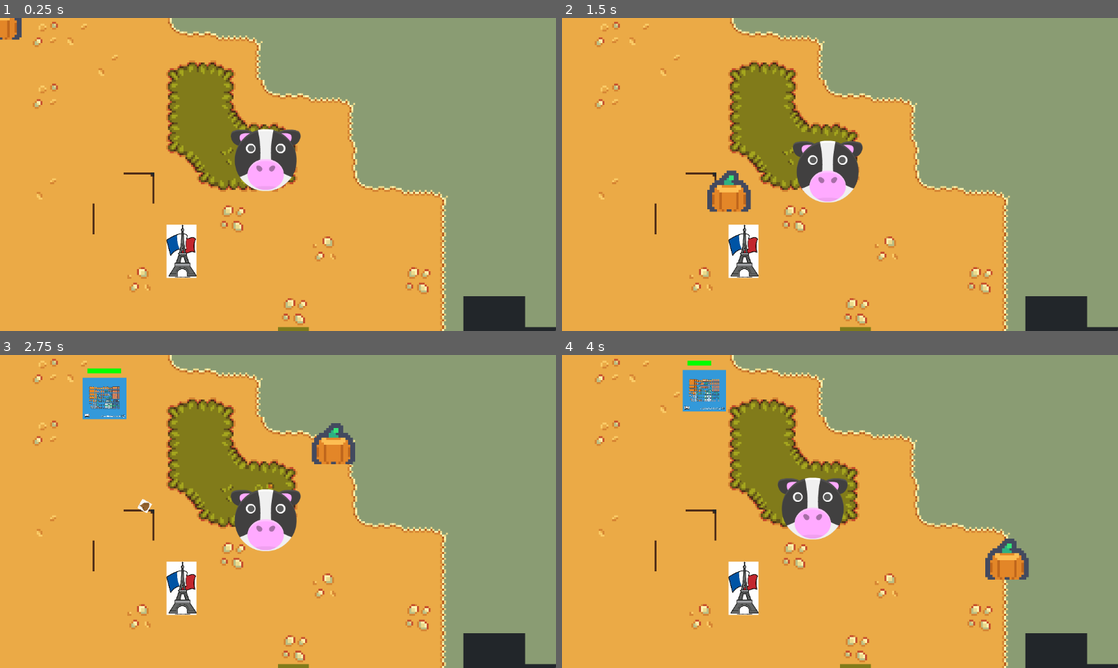
Above: before the commit, frames 1-4 (two rows, left to right).
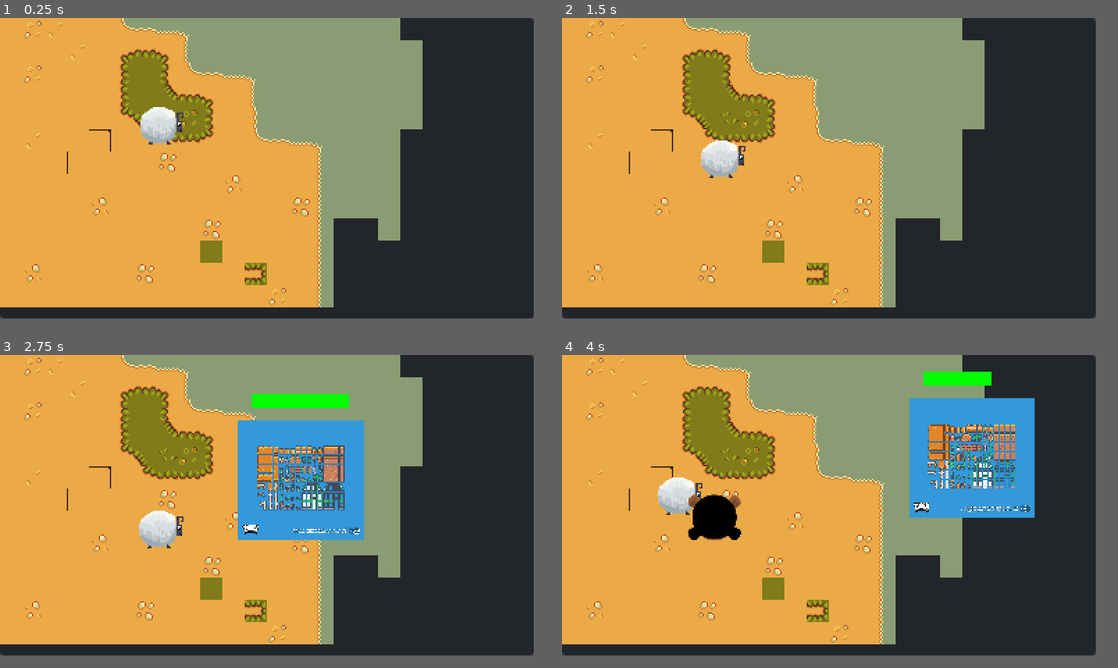
Above: after the commit, the same moments.

Repository: goessm/magic-poop
Game: Godot game, scene res://poop_game.tscn
Same seed, same stepped clock (60 frames per second), same inputs: the game is played once before the commit and once after it.
Inputs (mouse positions are in pixels of both pictures, inside the frame that each line leads up to):
- Up to frame 1 (0.25 s): no input
- Up to frame 2 (1.5 s): tap Enter at 0.5 s; move the mouse to (962, 158) at 0.52 s; click (962, 158) at 0.67 s; move the mouse to (728, 190) at 1.27 s; click (728, 190) at 1.42 s
- Up to frame 3 (2.75 s): move the mouse to (333, 442) at 2.02 s; click (333, 442) at 2.17 s
- Up to frame 4 (4 s): move the mouse to (812, 574) at 2.77 s; click (812, 574) at 2.92 s; move the mouse to (1006, 558) at 3.52 s; click (1006, 558) at 3.67 s
In our replay, the window is 800x450 before the commit and 768x432 after it. These sizes can differ from the game's own. Grey fills any space a smaller window leaves; there, only what the larger window draws over its background counts as a difference.

The runs differ from the first frame. In frame 1, 50% of the frame differs, in the area x 0-100%, y 0-100%; in frame 2, 51%; in frame 3, 55%; in frame 4, 56%.

Commit message:
scaling

Diff:
--- a/FarmScene/Animals/FeedArea/FeedArea.gd
+++ b/FarmScene/Animals/FeedArea/FeedArea.gd
@@ -11,4 +11,5 @@
 
 func eat_food(food: FoodItem):
 	print("I ate a " + str(food.type))
+	animal.digest_food(food)
 	food.get_eaten()
--- a/FarmScene/Animals/FeedArea/feed_area.tscn
+++ b/FarmScene/Animals/FeedArea/feed_area.tscn
@@ -3,7 +3,7 @@
 [ext_resource type="Script" path="res://FarmScene/Animals/FeedArea/FeedArea.gd" id="1_1i764"]
 
 [sub_resource type="CircleShape2D" id="CircleShape2D_48y0k"]
-radius = 27.0185
+radius = 6.0
 
 [node name="FeedArea" type="Area2D"]
 script = ExtResource("1_1i764")
--- a/FarmScene/Animals/animal.gd
+++ b/FarmScene/Animals/animal.gd
@@ -14,10 +14,15 @@
 var allow_to_be_moved := true
 
 func digest_food(food: FoodItem):
-	pass
+	print("digesting")
+	poop_timer.start(food.digest_time)
 
 func poop():
+	print("pooping")
 	animation_player.play("poop")
+
+func poop_animation_finished():
+	_spawn_poop()
 
 func move(direction: Vector2):
 	position += direction
--- a/FarmScene/Animals/animal.tscn
+++ b/FarmScene/Animals/animal.tscn
@@ -1,24 +1,86 @@
-[gd_scene load_steps=6 format=3 uid="uid://bu650ckv4ujxs"]
+[gd_scene load_steps=10 format=3 uid="uid://bu650ckv4ujxs"]
 
 [ext_resource type="Script" path="res://FarmScene/Animals/animal.gd" id="1_v1j0c"]
 [ext_resource type="PackedScene" uid="uid://doedpmr6k2y5e" path="res://FarmScene/Poop/Poop.tscn" id="2_70mkq"]
-[ext_resource type="Texture2D" uid="uid://cmy5lwalx6dj5" path="res://Assets/Placeholders/Kenney/AnimalPack/PNG/Round/cow.png" id="3_00e80"]
+[ext_resource type="Texture2D" uid="uid://bc8vdh8h8t8p6" path="res://Assets/Animals/Sheep/sheep-run.png" id="3_iaa33"]
+[ext_resource type="SpriteFrames" uid="uid://vfhmbqjdp330" path="res://Assets/Animals/Sheep/sheep-spritesheet.tres" id="4_0gw8k"]
 [ext_resource type="PackedScene" uid="uid://coocu7sf55534" path="res://FarmScene/Animals/FeedArea/feed_area.tscn" id="4_8f7w5"]
 [ext_resource type="PackedScene" uid="uid://cjj45lg0efbq8" path="res://FarmScene/Animals/Movement/WanderBehaviour/wander_behaviour.tscn" id="5_74qvs"]
+
+[sub_resource type="Animation" id="Animation_48uh0"]
+length = 0.001
+tracks/0/type = "value"
+tracks/0/imported = false
+tracks/0/enabled = true
+tracks/0/path = NodePath(".:scale")
+tracks/0/interp = 1
+tracks/0/loop_wrap = true
+tracks/0/keys = {
+"times": PackedFloat32Array(0),
+"transitions": PackedFloat32Array(1),
+"update": 0,
+"values": [Vector2(1, 1)]
+}
+
+[sub_resource type="Animation" id="Animation_7xwsc"]
+resource_name = "poop"
+tracks/0/type = "value"
+tracks/0/imported = false
+tracks/0/enabled = true
+tracks/0/path = NodePath(".:scale")
+tracks/0/interp = 1
+tracks/0/loop_wrap = true
+tracks/0/keys = {
+"times": PackedFloat32Array(0, 0.2, 0.4),
+"transitions": PackedFloat32Array(1, 1, 1),
+"update": 0,
+"values": [Vector2(1, 1), Vector2(1, 0.2), Vector2(1, 1)]
+}
+tracks/1/type = "method"
+tracks/1/imported = false
+tracks/1/enabled = true
+tracks/1/path = NodePath(".")
+tracks/1/interp = 1
+tracks/1/loop_wrap = true
+tracks/1/keys = {
+"times": PackedFloat32Array(0.4),
+"transitions": PackedFloat32Array(1),
+"values": [{
+"args": [],
+"method": &"poop_animation_finished"
+}]
+}
+
+[sub_resource type="AnimationLibrary" id="AnimationLibrary_tv8s3"]
+_data = {
+"RESET": SubResource("Animation_48uh0"),
+"poop": SubResource("Animation_7xwsc")
+}
 
 [node name="Animal" type="Node2D"]
 script = ExtResource("1_v1j0c")
 poopScene = ExtResource("2_70mkq")
 
 [node name="Sprite2D" type="Sprite2D" parent="."]
-texture = ExtResource("3_00e80")
+visible = false
+texture = ExtResource("3_iaa33")
+region_enabled = true
+region_rect = Rect2(32, 32, 32, 32)
+
+[node name="AnimatedSprite2D" type="AnimatedSprite2D" parent="."]
+position = Vector2(0, -15)
+sprite_frames = ExtResource("4_0gw8k")
+animation = &"bite"
 
 [node name="FeedArea" parent="." instance=ExtResource("4_8f7w5")]
-position = Vector2(0, 50)
+position = Vector2(12, 3)
 
 [node name="WanderBehaviour" parent="." instance=ExtResource("5_74qvs")]
 
 [node name="AnimationPlayer" type="AnimationPlayer" parent="."]
+libraries = {
+"": SubResource("AnimationLibrary_tv8s3")
+}
 
 [node name="PoopTimer" type="Timer" parent="."]
 one_shot = true
--- a/FarmScene/Food/FoodItem.tscn
+++ b/FarmScene/Food/FoodItem.tscn
@@ -5,7 +5,7 @@
 [ext_resource type="Script" path="res://Input/FollowMouse.gd" id="3_363r1"]
 
 [sub_resource type="CircleShape2D" id="CircleShape2D_rmn4v"]
-radius = 41.4367
+radius = 8.06226
 
 [sub_resource type="Animation" id="Animation_mfdvi"]
 length = 0.001
@@ -61,6 +61,7 @@
 script = ExtResource("1_og02d")
 
 [node name="Sprite2D" type="Sprite2D" parent="."]
+position = Vector2(0, -2)
 scale = Vector2(5, 5)
 texture = ExtResource("2_fy2aj")
 
--- a/FarmScene/Food/food_item.gd
+++ b/FarmScene/Food/food_item.gd
@@ -2,6 +2,7 @@
 extends Node
 
 @export var type: FoodType
+@export var digest_time: float = 1.0
 
 @onready var collision_area = $CollisionArea
 @onready var animation_player = $AnimationPlayer
--- a/FarmScene/Poop/Poop.tscn
+++ b/FarmScene/Poop/Poop.tscn
@@ -4,18 +4,19 @@
 [ext_resource type="Texture2D" uid="uid://c4clv6aophxka" path="res://Assets/Placeholders/Kenney/AnimalPack/PNG/Round/bear.png" id="2_2yg2j"]
 
 [sub_resource type="CircleShape2D" id="CircleShape2D_wxx85"]
-radius = 78.2624
+radius = 17.0
 
 [node name="Poop" type="Node2D"]
 script = ExtResource("1_pqncc")
 
 [node name="Sprite2D" type="Sprite2D" parent="."]
+scale = Vector2(0.25, 0.25)
 texture = ExtResource("2_2yg2j")
 
 [node name="Sprite2D2" type="Sprite2D" parent="."]
 modulate = Color(0, 0, 0, 1)
 rotation = 3.14159
-scale = Vector2(0.7, 0.7)
+scale = Vector2(0.25, 0.25)
 texture = ExtResource("2_2yg2j")
 
 [node name="Area2D" type="Area2D" parent="."]
--- a/FarmScene/farm_scene.tscn
+++ b/FarmScene/farm_scene.tscn
@@ -16,12 +16,14 @@
 anchor_bottom = 1.0
 grow_horizontal = 2
 grow_vertical = 2
+mouse_filter = 1
 
 [node name="Farm" type="Node2D" parent="."]
 
+[node name="FoodItem" parent="Farm" instance=ExtResource("3_rqvr6")]
+
 [node name="FarmBgTileMap" parent="Farm" instance=ExtResource("1_asobj")]
-
-[node name="apple" parent="Farm" instance=ExtResource("3_rqvr6")]
+scale = Vector2(1, 1)
 
 [node name="Animal" parent="Farm" instance=ExtResource("1_2lqmr")]
-position = Vector2(551, 294)
+position = Vector2(116, 74)
--- a/project.godot
+++ b/project.godot
@@ -24,6 +24,10 @@
 
 [display]
 
+window/size/viewport_width=384
+window/size/viewport_height=216
+window/size/window_width_override=1200
+window/size/window_height_override=700
 window/stretch/mode="viewport"
 
 [rendering]
